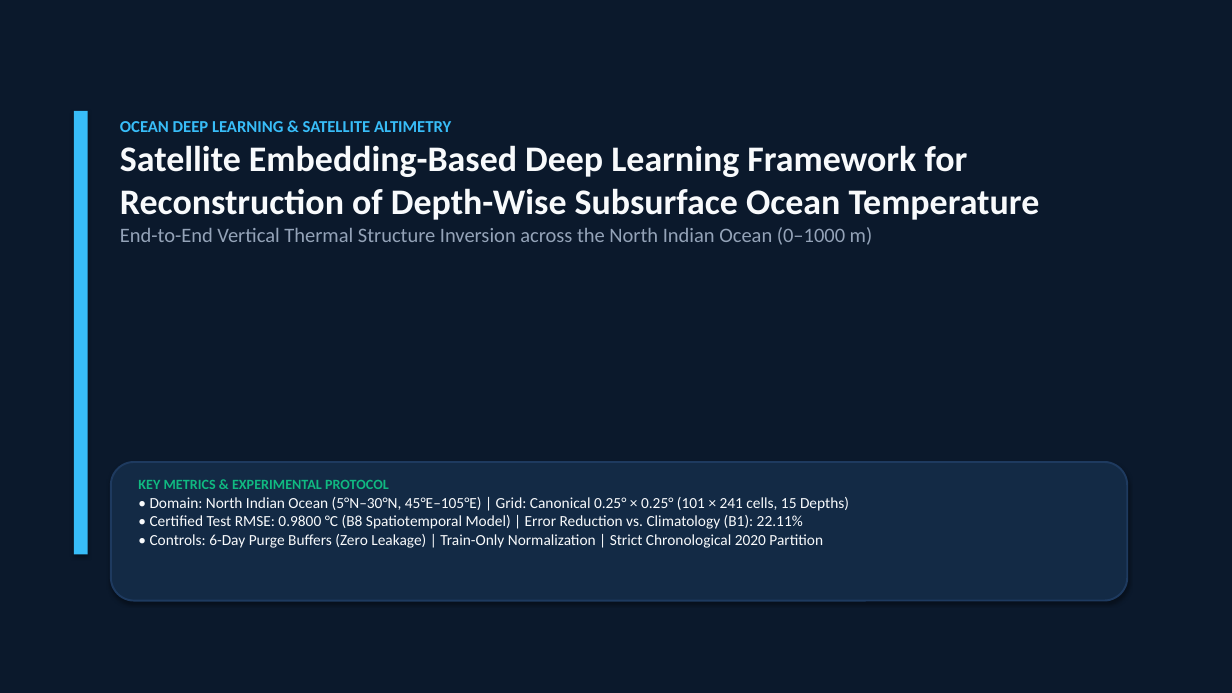
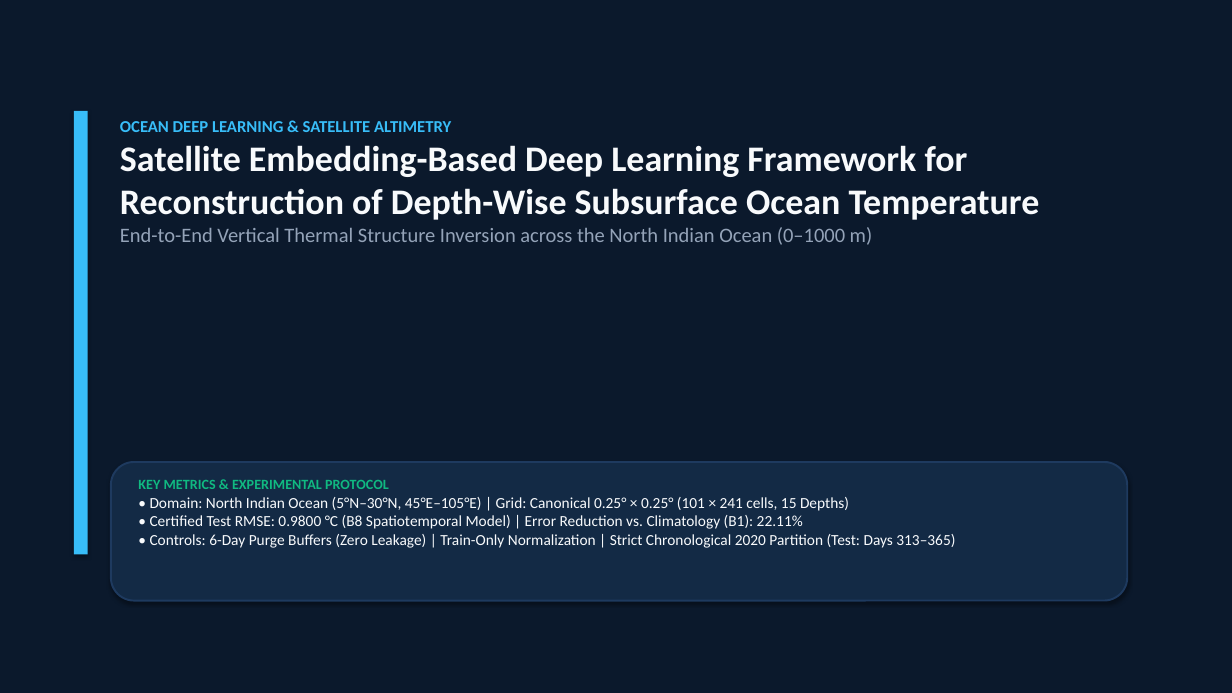
Before and after one commit to neeravjain91-jpg/-Satellite-Embedding, a slide deck: slide 1 of submission/Final_Project_Presentation.pptx. Drawn at 1232x693 pixels with LibreOffice and Linux fonts; fonts in the diff are those of the drawing. Boxes give left, top, right and bottom in pixels: in the first picture for what was removed or moved away, otherwise in the second. Text is boxed around its words. In the diff, an @@ line names an element or a change of style, - is before the commit and + after.

```diff
--- a/submission/Final_Project_Presentation.pptx
+++ b/submission/Final_Project_Presentation.pptx
@@ text at (x1=150, y1=497, x2=955, y2=548): text changed @@
-• Domain: North Indian Ocean (5°N–30°N, 45°E–105°E) | Grid: Canonical 0.25° × 0.25° (101 × 241 cells, 15 Depths)
-• Certified Test RMSE: 0.9800 °C (B8 Spatiotemporal Model) | Error Reduction vs. Climatology (B1): 22.11%
-• Controls: 6-Day Purge Buffers (Zero Leakage) | Train-Only Normalization | Strict Chronological 2020 Partition
+• Domain: North Indian Ocean (5°N–30°N, 45°E–105°E) | Grid: Canonical 0.25° × 0.25° (101 × 241 cells, 15 Depths)
+• Certified Test RMSE: 0.9800 °C (B8 Spatiotemporal Model) | Error Reduction vs. Climatology (B1): 22.11%
+• Controls: 6-Day Purge Buffers (Zero Leakage) | Train-Only Normalization | Strict Chronological 2020 Partition (Test: Days 313–365)
```
Also in this commit, not shown: 9 other slides changed, 9 other files.
